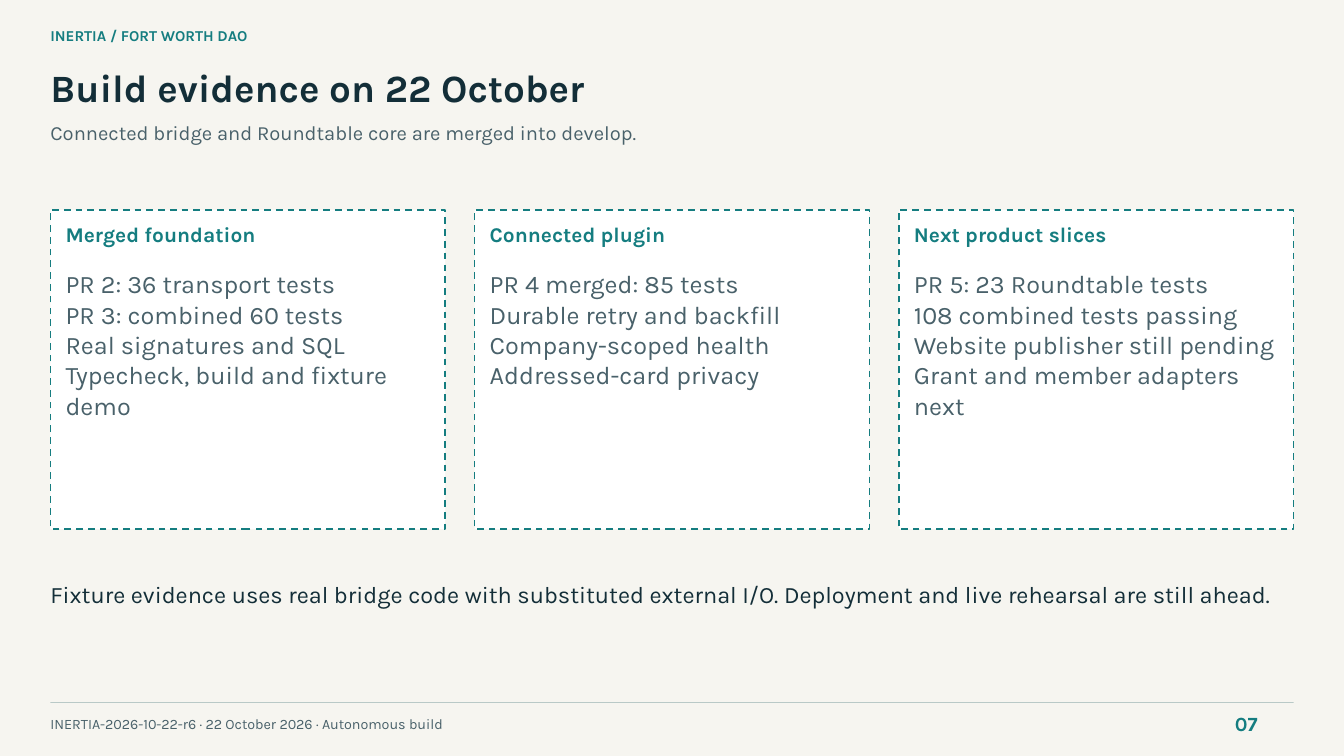
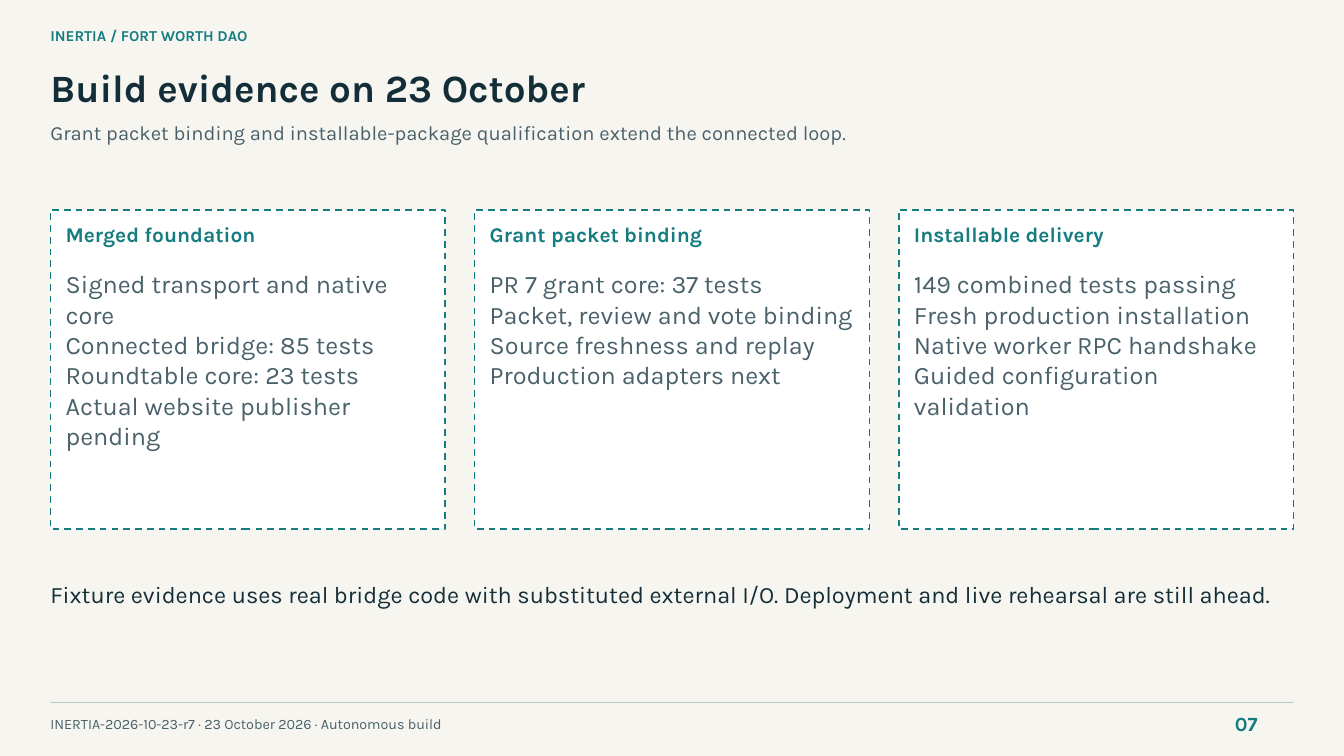
Before and after one commit to NetRxn/Inertia, a slide deck: slide 7 of Inertia-Architecture.pptx. Drawn at 1344x756 pixels with LibreOffice and Linux fonts; fonts in the diff are those of the drawing. Boxes give left, top, right and bottom in pixels: in the first picture for what was removed or moved away, otherwise in the second. Text is boxed around its words. In the diff, an @@ line names an element or a change of style, - is before the commit and + after.

Commit message:
docs: synchronize r7 grant and installable plugin evidence

```diff
--- a/Inertia-Architecture.pptx
+++ b/Inertia-Architecture.pptx
@@ text at <box>50,74,585,103</box>: text changed @@
-Build evidence on 22 October
+Build evidence on 23 October
@@ text at <box>50,126,846,145</box>: text changed @@
-Connected bridge and Roundtable core are merged into develop.
+Grant packet binding and installable-package qualification extend the connected loop.
@@ text at <box>490,227,702,248</box>: text changed @@
-Connected plugin
+Grant packet binding
@@ text at <box>914,227,1104,248</box>: text changed @@
-Next product slices
+Installable delivery
@@ text at <box>66,275,388,451</box>: text changed @@
-PR 2: 36 transport tests
-PR 3: combined 60 tests
-Real signatures and SQL
-Typecheck, build and fixture demo
+Signed transport and native core
+Connected bridge: 85 tests
+Roundtable core: 23 tests
+Actual website publisher pending
@@ text at <box>490,277,853,390</box>: text changed @@
-PR 4 merged: 85 tests
-Durable retry and backfill
-Company-scoped health
-Addressed-card privacy
+PR 7 grant core: 37 tests
+Packet, review and vote binding
+Source freshness and replay
+Production adapters next
@@ text at <box>914,275,1257,416</box>: text changed @@
-PR 5: 23 Roundtable tests
-108 combined tests passing
-Website publisher still pending
-Grant and member adapters next
+149 combined tests passing
+Fresh production installation
+Native worker RPC handshake
+Guided configuration validation
@@ text at <box>50,719,442,729</box>: text changed @@
-INERTIA-2026-10-22-r6 · 22 October 2026 · Autonomous build
+INERTIA-2026-10-23-r7 · 23 October 2026 · Autonomous build
```
Also in this commit, not shown: 7 other slides changed, 4 other files.
